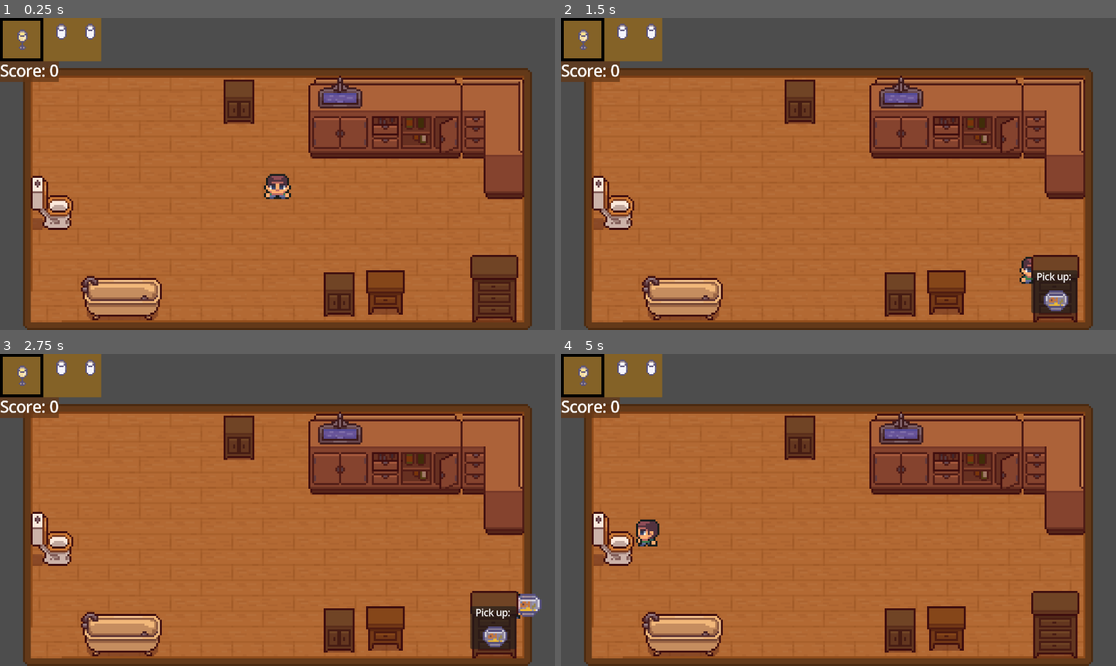
Above: before the commit, frames 1-4 (two rows, left to right).
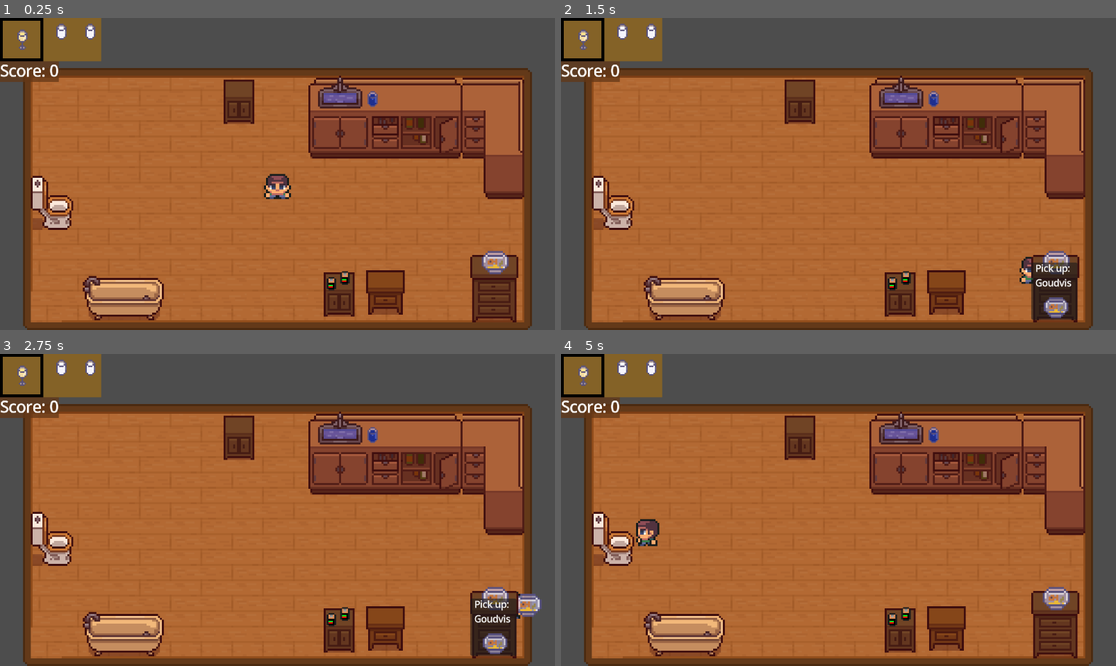
Above: after the commit, the same moments.

Repository: TristanAerikou/reagent_gamejam2026
Game: Godot game, scene res://scenes/main_scene.tscn
The game is run twice, just before and just after one commit, with the same random seed, the same clock (stepped at 60 frames per second) and the same inputs.
Inputs:
- Up to frame 1 (0.25 s): no input
- Up to frame 2 (1.5 s): tap Enter at 0.5 s; hold D (ui_right) 0.53-1.28 s; tap F (drink) at 0.6, 1.35 s; tap Space (ui_select) at 0.77 s; hold S (ui_down) from 1.28 s (still down)
- Up to frame 3 (2.75 s): tap Space (ui_select) at 1.52, 2 s; release S (ui_down) at 2.03 s; hold D (ui_right) from 2.03 s (still down); tap F (drink) at 2.1 s
- Up to frame 4 (5 s): tap Enter at 2.75 s; release D (ui_right) at 2.78 s; hold Z (ui_up) 2.78-3.53 s; tap F (drink) at 2.85, 3.6, 4.35 s; tap Space (ui_select) at 3.02, 3.77, 4.52 s; hold Q (ui_left) from 3.53 s (still down)

The runs differ from the first frame. In frame 1, 0.9% of the frame differs, in the area x 14-92%, y 23-97%; in frame 2, 1.6%, in the area x 14-94%, y 23-97%; in frame 3, 1.6%; in frame 4, 1.0%.

Commit message:
alchemie

Diff:
--- a/reagent-26-gamejam-project/scenes/main_scene.tscn
+++ b/reagent-26-gamejam-project/scenes/main_scene.tscn
@@ -6,7 +6,9 @@
 [ext_resource type="Texture2D" uid="uid://ck5fjhpbpf7tx" path="res://assets/TopDownHouse_FurnitureState2.png" id="4_c1pb6"]
 [ext_resource type="Texture2D" uid="uid://qjgahqsiscw5" path="res://assets/TopDownHouse_FurnitureState1.png" id="6_c16ls"]
 [ext_resource type="Script" uid="uid://b464545lq0bsq" path="res://scripts/badkuip.gd" id="6_rt2n2"]
+[ext_resource type="Texture2D" uid="uid://dbbop820juvaj" path="res://assets/Badkuipen.png" id="8_6wevv"]
 [ext_resource type="Script" uid="uid://dwy5ummr2wo30" path="res://scripts/wc.gd" id="8_18nlu"]
+[ext_resource type="Texture2D" uid="uid://cv0ngjlycykpf" path="res://assets/explosion-b.png" id="9_6wevv"]
 [ext_resource type="PackedScene" uid="uid://d0fths4g2hato" path="res://scenes/item_pickup.tscn" id="10_6wevv"]
 
 [sub_resource type="TileSetAtlasSource" id="TileSetAtlasSource_pu3yx"]
@@ -334,7 +336,7 @@
 size = Vector2(40, 16)
 
 [sub_resource type="RectangleShape2D" id="RectangleShape2D_k6f3i"]
-size = Vector2(21, 18)
+size = Vector2(21, 11)
 
 [sub_resource type="AtlasTexture" id="AtlasTexture_6wevv"]
 atlas = ExtResource("4_c1pb6")
@@ -364,6 +366,18 @@
 atlas = ExtResource("6_c16ls")
 region = Rect2(144, 256, 32, 32)
 
+[sub_resource type="AtlasTexture" id="AtlasTexture_to7gp"]
+atlas = ExtResource("2_7ykc4")
+region = Rect2(48, 112, 16, 16)
+
+[sub_resource type="AtlasTexture" id="AtlasTexture_u0fll"]
+atlas = ExtResource("2_7ykc4")
+region = Rect2(0, 80, 16, 16)
+
+[sub_resource type="AtlasTexture" id="AtlasTexture_6p3nn"]
+atlas = ExtResource("2_7ykc4")
+region = Rect2(48, 48, 16, 16)
+
 [sub_resource type="AtlasTexture" id="AtlasTexture_c1pb6"]
 atlas = ExtResource("2_7ykc4")
 region = Rect2(0, 80, 16, 16)
@@ -415,8 +429,8 @@
 region = Rect2(80, 256, 48, 32)
 
 [sub_resource type="AtlasTexture" id="AtlasTexture_01n6w"]
-atlas = ExtResource("6_c16ls")
-region = Rect2(80, 256, 48, 32)
+atlas = ExtResource("8_6wevv")
+region = Rect2(0, 72, 48, 24)
 
 [sub_resource type="RectangleShape2D" id="RectangleShape2D_bcnxi"]
 size = Vector2(48, 26)
@@ -429,6 +443,102 @@
 border_width_bottom = 4
 border_color = Color(0.32021227, 0.26353577, 0.06633739, 0.67058825)
 
+[sub_resource type="AtlasTexture" id="AtlasTexture_k67gn"]
+atlas = ExtResource("9_6wevv")
+region = Rect2(0, 0, 80, 48)
+
+[sub_resource type="AtlasTexture" id="AtlasTexture_02d50"]
+atlas = ExtResource("9_6wevv")
+region = Rect2(240, 0, 80, 48)
+
+[sub_resource type="AtlasTexture" id="AtlasTexture_pgk25"]
+atlas = ExtResource("9_6wevv")
+region = Rect2(320, 0, 80, 48)
+
+[sub_resource type="AtlasTexture" id="AtlasTexture_kkokr"]
+atlas = ExtResource("9_6wevv")
+region = Rect2(400, 0, 80, 48)
+
+[sub_resource type="AtlasTexture" id="AtlasTexture_lhwp2"]
+atlas = ExtResource("9_6wevv")
+region = Rect2(480, 0, 80, 48)
+
+[sub_resource type="AtlasTexture" id="AtlasTexture_l40q6"]
+atlas = ExtResource("9_6wevv")
+region = Rect2(560, 0, 80, 48)
+
+[sub_resource type="AtlasTexture" id="AtlasTexture_womr8"]
+atlas = ExtResource("9_6wevv")
+region = Rect2(640, 0, 80, 48)
+
+[sub_resource type="AtlasTexture" id="AtlasTexture_onjth"]
+atlas = ExtResource("9_6wevv")
+region = Rect2(720, 0, 80, 48)
+
+[sub_resource type="AtlasTexture" id="AtlasTexture_xa0eo"]
+atlas = ExtResource("9_6wevv")
+region = Rect2(800, 0, 80, 48)
+
+[sub_resource type="AtlasTexture" id="AtlasTexture_3mjum"]
+atlas = ExtResource("9_6wevv")
+region = Rect2(880, 0, 80, 48)
+
+[sub_resource type="AtlasTexture" id="AtlasTexture_p27gv"]
+atlas = ExtResource("9_6wevv")
+region = Rect2(960, 0, 80, 48)
+
+[sub_resource type="AtlasTexture" id="AtlasTexture_cn4eu"]
+atlas = ExtResource("9_6wevv")
+region = Rect2(0, 0, 80, 48)
+
+[sub_resource type="SpriteFrames" id="SpriteFrames_l40q6"]
+animations = [{
+"frames": [{
+"duration": 1.0,
+"texture": SubResource("AtlasTexture_k67gn")
+}, {
+"duration": 1.0,
+"texture": SubResource("AtlasTexture_02d50")
+}, {
+"duration": 1.0,
+"texture": SubResource("AtlasTexture_pgk25")
+}, {
+"duration": 1.0,
+"texture": SubResource("AtlasTexture_kkokr")
+}, {
+"duration": 1.0,
+"texture": SubResource("AtlasTexture_lhwp2")
+}, {
+"duration": 1.0,
+"texture": SubResource("AtlasTexture_l40q6")
+}, {
+"duration": 1.0,
+"texture": SubResource("AtlasTexture_womr8")
+}, {
+"duration": 1.0,
+"texture": SubResource("AtlasTexture_onjth")
+}, {
+"duration": 1.0,
+"texture": SubResource("AtlasTexture_xa0eo")
+}, {
+"duration": 1.0,
+"texture": SubResource("AtlasTexture_3mjum")
+}, {
+"duration": 1.0,
+"texture": SubResource("AtlasTexture_p27gv")
+}, {
+"duration": 1.0,
+"texture": SubResource("AtlasTexture_cn4eu")
+}],
+"loop": false,
+"name": &"explode",
+"speed": 15.0
+}]
+
+[sub_resource type="AtlasTexture" id="AtlasTexture_iav3h"]
+atlas = ExtResource("2_7ykc4")
+region = Rect2(40, 51, 3, 3)
+
 [sub_resource type="RectangleShape2D" id="RectangleShape2D_7nt27"]
 size = Vector2(26, 25)
 
@@ -444,11 +554,6 @@
 [node name="Camera2D" type="Camera2D" parent="." unique_id=1046454332]
 position = Vector2(0, -13)
 zoom = Vector2(4, 4)
-
-[node name="NextOrderTimer" type="Timer" parent="Camera2D" unique_id=951406411]
-wait_time = 15.0
-autostart = true
-script = SubResource("GDScript_gubc5")
 
 [node name="Orders" type="HBoxContainer" parent="Camera2D" unique_id=1139665171]
 unique_name_in_owner = true
@@ -460,6 +565,11 @@
 scale = Vector2(0.75, 0.75)
 metadata/_edit_use_anchors_ = true
 
+[node name="NextOrderTimer" type="Timer" parent="Camera2D" unique_id=951406411]
+wait_time = 15.0
+autostart = true
+script = SubResource("GDScript_gubc5")
+
 [node name="Score" type="PanelContainer" parent="Camera2D" unique_id=1767068375]
 offset_left = -144.0
 offset_top = -59.0
@@ -480,7 +590,6 @@
 position = Vector2(0, -8)
 
 [node name="KastHitboxes" type="StaticBody2D" parent="." unique_id=1339769547]
-visible = false
 
 [node name="CollisionShape2D" type="CollisionShape2D" parent="KastHitboxes" unique_id=525066093]
 position = Vector2(63, -45)
@@ -511,42 +620,67 @@
 shape = SubResource("RectangleShape2D_6u1mn")
 
 [node name="WC" type="CollisionShape2D" parent="KastHitboxes" unique_id=1584850975]
-position = Vector2(-116.5, 7)
+position = Vector2(-116.5, 5.5)
 shape = SubResource("RectangleShape2D_k6f3i")
 
-[node name="HoekTop" type="Sprite2D" parent="." unique_id=39202421]
-y_sort_enabled = true
+[node name="Textures" type="Node2D" parent="." unique_id=973964589]
+
+[node name="HoekTop" type="Sprite2D" parent="Textures" unique_id=39202421]
+z_index = -1
 position = Vector2(56, -40)
 texture = SubResource("AtlasTexture_6wevv")
 
-[node name="HoekRechts" type="Sprite2D" parent="." unique_id=2080782382]
-y_sort_enabled = true
+[node name="HoekRechts" type="Sprite2D" parent="Textures" unique_id=2080782382]
+z_index = -1
 position = Vector2(112, -32)
 texture = SubResource("AtlasTexture_e1cbu")
 
-[node name="Hoog1" type="Sprite2D" parent="." unique_id=1006557433]
-y_sort_enabled = true
+[node name="Hoog1" type="Sprite2D" parent="Textures" unique_id=1006557433]
+z_index = 1
 position = Vector2(112, 48)
 texture = SubResource("AtlasTexture_mngbo")
 
-[node name="Laag1" type="Sprite2D" parent="." unique_id=2079504995]
-y_sort_enabled = true
+[node name="Laag1" type="Sprite2D" parent="Textures" unique_id=2079504995]
+z_index = 1
 position = Vector2(56, 48)
 texture = SubResource("AtlasTexture_4w45t")
 
-[node name="Laag2" type="Sprite2D" parent="." unique_id=376556027]
-y_sort_enabled = true
+[node name="Laag2" type="Sprite2D" parent="Textures" unique_id=376556027]
+z_index = 1
 position = Vector2(32, 48)
 texture = SubResource("AtlasTexture_r6p65")
 
-[node name="GlasKast" type="Sprite2D" parent="." unique_id=1626134033]
-y_sort_enabled = true
+[node name="GlasKast" type="Sprite2D" parent="Textures" unique_id=1626134033]
+z_index = -1
 position = Vector2(-20, -52)
 texture = SubResource("AtlasTexture_6u1mn")
 
-[node name="WCSprite" type="Sprite2D" parent="." unique_id=1060503331]
+[node name="WCSprite" type="Sprite2D" parent="Textures" unique_id=1060503331]
+y_sort_enabled = true
 position = Vector2(-112, 0)
 texture = SubResource("AtlasTexture_7nt27")
+
+[node name="Batterij1" type="Sprite2D" parent="Textures" unique_id=811712107]
+z_index = 1
+position = Vector2(27.999998, 42)
+scale = Vector2(0.8, 0.8)
+texture = SubResource("AtlasTexture_to7gp")
+
+[node name="Batterij2" type="Sprite2D" parent="Textures" unique_id=614113031]
+z_index = 1
+position = Vector2(35, 39)
+scale = Vector2(0.8, 0.8)
+texture = SubResource("AtlasTexture_to7gp")
+
+[node name="Glas" type="Sprite2D" parent="Textures" unique_id=233348022]
+position = Vector2(49, -53)
+scale = Vector2(0.75, 0.75)
+texture = SubResource("AtlasTexture_u0fll")
+
+[node name="Goudvis" type="Sprite2D" parent="Textures" unique_id=1670058919]
+z_index = 1
+position = Vector2(112, 32)
+texture = SubResource("AtlasTexture_6p3nn")
 
 [node name="Pickups" type="Node" parent="." unique_id=1935160433]
 
@@ -556,6 +690,7 @@
 texture = SubResource("AtlasTexture_c1pb6")
 
 [node name="CollisionShape2D2" type="CollisionShape2D" parent="Pickups/Water" unique_id=1436759581]
+visible = false
 z_index = 1
 shape = SubResource("RectangleShape2D_mngbo")
 
@@ -565,6 +700,7 @@
 texture = SubResource("AtlasTexture_si52b")
 
 [node name="CollisionShape2D2" type="CollisionShape2D" parent="Pickups/Batterij" unique_id=1988525954]
+visible = false
 z_index = 1
 position = Vector2(-2, -4)
 shape = SubResource("RectangleShape2D_4w45t")
@@ -575,6 +711,7 @@
 texture = SubResource("AtlasTexture_k6f3i")
 
 [node name="CollisionShape2D2" type="CollisionShape2D" parent="Pickups/Bot" unique_id=1603574357]
+visible = false
 position = Vector2(2, -4)
 shape = SubResource("RectangleShape2D_xdqt8")
 
@@ -584,6 +721,7 @@
 texture = SubResource("AtlasTexture_xdqt8")
 
 [node name="CollisionShape2D2" type="CollisionShape2D" parent="Pickups/Goudvis" unique_id=1325446474]
+visible = false
 shape = SubResource("RectangleShape2D_58gk3")
 
 [node name="Zout" parent="Pickups" unique_id=1422806008 instance=ExtResource("10_6wevv")]
@@ -591,6 +729,7 @@
 texture = SubResource("AtlasTexture_adb74")
 
 [node name="CollisionShape2D2" type="CollisionShape2D" parent="Pickups/Zout" unique_id=782347099]
+visible = false
 position = Vector2(2, 8)
 shape = SubResource("RectangleShape2D_u0fll")
 
@@ -600,6 +739,7 @@
 metadata/glas = true
 
 [node name="CollisionShape2D" type="CollisionShape2D" parent="Pickups/Glas" unique_id=1814510961]
+visible = false
 position = Vector2(0, 2)
 shape = SubResource("RectangleShape2D_r6p65")
 
@@ -614,10 +754,10 @@
 
 [node name="BadkuipSprite" type="Sprite2D" parent="Badkuip" unique_id=1979908912]
 y_sort_enabled = true
-position = Vector2(0, -4)
 texture = SubResource("AtlasTexture_01n6w")
 
 [node name="CollisionShape2D" type="CollisionShape2D" parent="Badkuip" unique_id=180214247]
+visible = false
 position = Vector2(0, -1)
 shape = SubResource("RectangleShape2D_bcnxi")
 
@@ -638,14 +778,34 @@
 size_flags_vertical = 4
 columns = 4
 
+[node name="Explosion" type="AnimatedSprite2D" parent="Badkuip" unique_id=1355786284]
+position = Vector2(0, -8)
+scale = Vector2(0.5, 0.5)
+sprite_frames = SubResource("SpriteFrames_l40q6")
+animation = &"explode"
+
+[node name="Fire" type="CPUParticles2D" parent="Badkuip" unique_id=1442348524]
+position = Vector2(0, -3)
+emitting = false
+amount = 10
+texture = SubResource("AtlasTexture_iav3h")
+emission_shape = 3
+emission_rect_extents = Vector2(20, 1)
+direction = Vector2(0, -1)
+spread = 30.0
+gravity = Vector2(0, 0)
+initial_velocity_min = 4.0
+initial_velocity_max = 15.0
+
 [node name="WC" type="Area2D" parent="." unique_id=182436889]
-z_index = 1
+y_sort_enabled = true
 position = Vector2(-116, 4)
 collision_layer = 4
 collision_mask = 6
 script = ExtResource("8_18nlu")
 
 [node name="CollisionShape2D" type="CollisionShape2D" parent="WC" unique_id=1180045586]
+visible = false
 position = Vector2(3, 0.5)
 shape = SubResource("RectangleShape2D_7nt27")
 
--- a/reagent-26-gamejam-project/scripts/badkuip.gd
+++ b/reagent-26-gamejam-project/scripts/badkuip.gd
@@ -16,13 +16,30 @@
 	%BadItemBackground.visible = false
 
 func add_ingredient(ingredient: enums.Ingredient):
+
+	var offset := Vector2(0, 0)
+	match ingredient:
+		enums.Ingredient.Water:
+			offset = Vector2(48, 0)
+			$Fire.emitting = false
+		enums.Ingredient.Zout:
+			offset = Vector2(0, -24)
+		enums.Ingredient.Bot:
+			offset = Vector2(0, -48)
+
+	if !(ingredients.has(ingredient)):
+		($BadkuipSprite.texture as AtlasTexture).region.position += offset
+
 	ingredients.push_back(ingredient)
 	var tex := TextureRect.new()
 	tex.texture = global_data.item_textures[ingredient]
 	%BadItems.add_child(tex)
 
-	if ingredient == enums.Ingredient.WATER:
-		$BadkuipSprite.texture = vol_texture
+	if ingredient == enums.Ingredient.Batterij \
+	and ingredients.has(enums.Ingredient.Zout) \
+	and !ingredients.has(enums.Ingredient.Water):
+		$Explosion.play("explode")
+		$Fire.emitting = true
 
 func clear_badkuip() -> Array[enums.Ingredient]:
 	var copy := ingredients.duplicate()
--- a/reagent-26-gamejam-project/scripts/character_controller.gd
+++ b/reagent-26-gamejam-project/scripts/character_controller.gd
@@ -68,11 +68,11 @@
 
 	var matching_speed := true
 	var matching_invis := true
-	var matching_perfume := true
+	var matching_fire := true
 	for type in global_data.Ingredient.values():
 		if is_carrying.count(type) != global_data.speed_potion.count(type): matching_speed = false
 		if is_carrying.count(type) != global_data.invis_potion.count(type): matching_invis = false
-		if is_carrying.count(type) != global_data.perfume.count(type): matching_perfume = false
+		if is_carrying.count(type) != global_data.fire_potion.count(type): matching_fire = false
 
 	if matching_speed and !has_speed:
 		speed *= 2
--- a/reagent-26-gamejam-project/scripts/global_data.gd
+++ b/reagent-26-gamejam-project/scripts/global_data.gd
@@ -1,7 +1,7 @@
 extends Resource
 class_name TextureMap
 
-enum Ingredient { ZOUT, BOT, GOUDVIS, BATTERIJ, WATER }
+enum Ingredient { Zout, Bot, Goudvis, Batterij, Water }
 enum Opberg { KAST, TAFEL, KLEINKASTJE }
 enum Order { ROOD, GEEL, ORANJE }
 
@@ -11,15 +11,13 @@
 
 @export var speed_potion: Array[Ingredient]
 @export var invis_potion: Array[Ingredient]
-@export var perfume: Array[Ingredient]
+@export var fire_potion: Array[Ingredient]
 
 func get_potion_texture(ingredients) -> AtlasTexture:
 	var order_type := Order.ORANJE
-	if Ingredient.ZOUT in ingredients:
-		order_type = Order.GEEL
-	elif Ingredient.BOT in ingredients:
+	if Ingredient.Bot in ingredients:
 		order_type = Order.ROOD
-	elif Ingredient.WATER in ingredients:
+	elif Ingredient.Zout in ingredients:
 		order_type = Order.GEEL
 
 	return order_textures[order_type]
--- a/reagent-26-gamejam-project/scripts/global_data.tres
+++ b/reagent-26-gamejam-project/scripts/global_data.tres
@@ -69,4 +69,4 @@
 })
 speed_potion = Array[int]([0, 3])
 invis_potion = Array[int]([1, 2, 3])
-perfume = Array[int]([2, 3, 4, 4])
+fire_potion = Array[int]([4, 2, 4])
--- a/reagent-26-gamejam-project/scripts/item_pickup.gd
+++ b/reagent-26-gamejam-project/scripts/item_pickup.gd
@@ -9,6 +9,7 @@
 
 func _ready():
 	$PanelContainer/VBoxContainer/TextureRect.texture = texture
+	$PanelContainer/VBoxContainer/Label.text = "Pick up: \n" + enums.Ingredient.keys()[item]
 	if not Engine.is_editor_hint():
 		$PanelContainer.visible = false
 
Binary file added: reagent-26-gamejam-project/assets/Badkuipen.png
Not shown, added: reagent-26-gamejam-project/assets/Badkuipen.png.import
Binary file added: reagent-26-gamejam-project/assets/explosion-b.png
Not shown, added: reagent-26-gamejam-project/assets/explosion-b.png.import
Not shown, added: reagent-26-gamejam-project/assets/Badkuipen.png~
Not shown, added: reagent-26-gamejam-project/assets/explosion pack 1.zip
